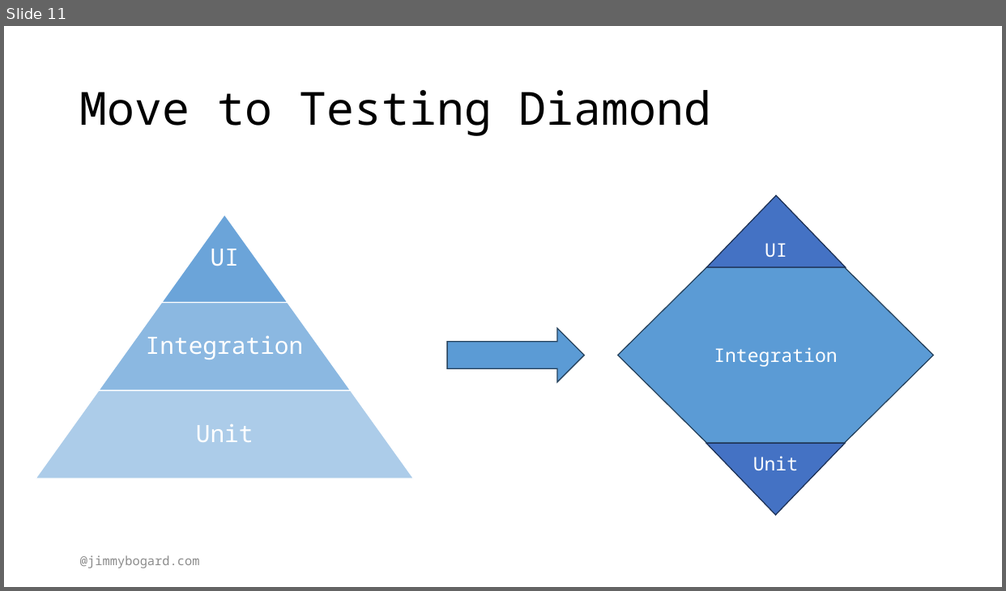
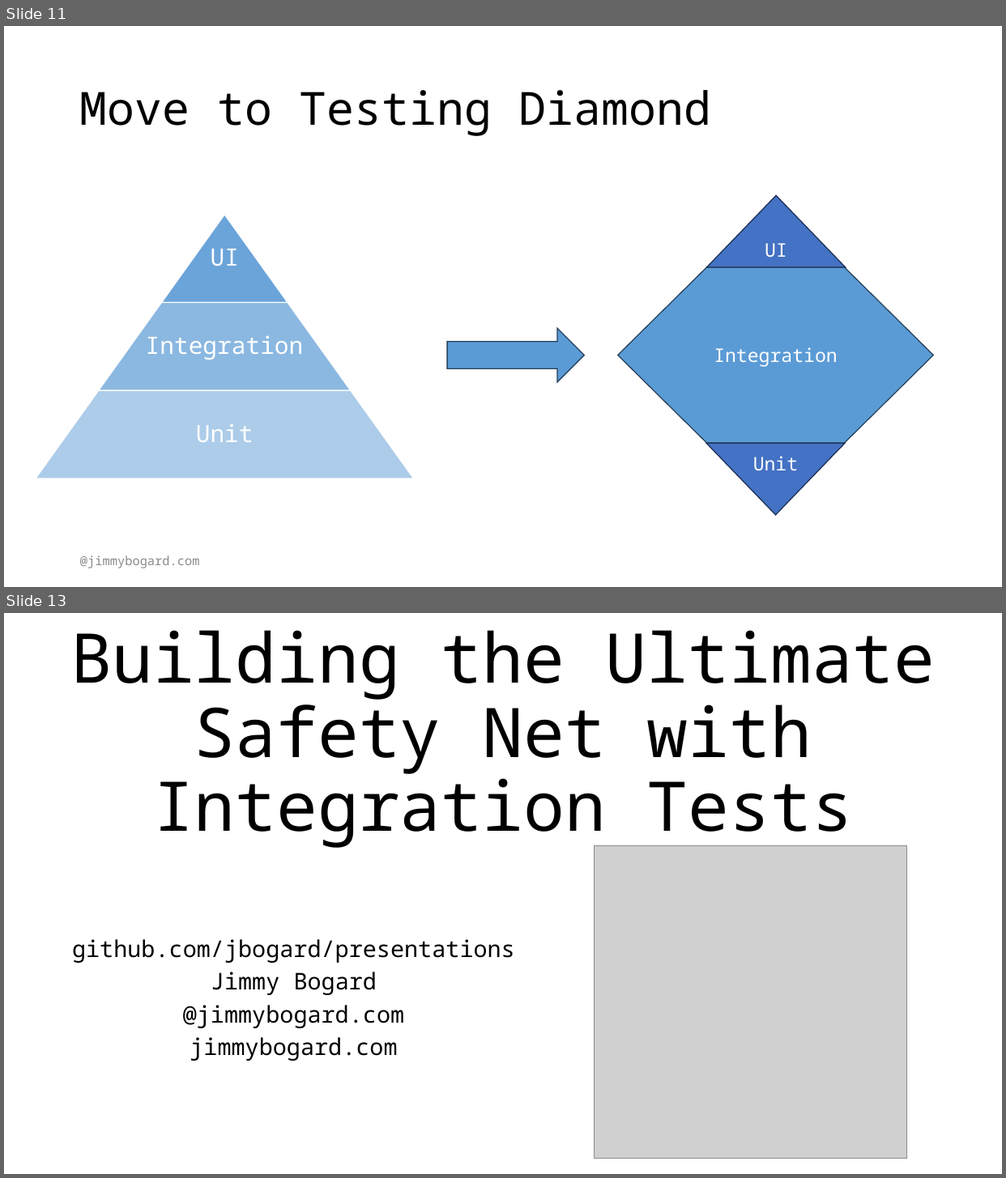
Before and after one commit to jbogard/presentations, a slide deck: BuildingTheUltimateSafetyNetWithIntegrationTests/BuildingTheUltimateSafetyNetWithIntegrationTests.pptx. Shown one above the other, each under a label of ours: slide 11 before the commit, slides 11 and 13 after it; the slides between them are not shown. The pictures are 1006x591 and 1006x1178 pixels, drawn with LibreOffice and Linux fonts; fonts in the diff are those of the drawing; grey boxes stand for pictures. Boxes give left, top, right and bottom in pixels: in the first picture for what was removed or moved away, otherwise in the second. Text is boxed around its words. In the diff, an @@ line names an element or a change of style, - is before the commit and + after.

```diff
--- a/BuildingTheUltimateSafetyNetWithIntegrationTests/BuildingTheUltimateSafetyNetWithIntegrationTests.pptx
+++ b/BuildingTheUltimateSafetyNetWithIntegrationTests/BuildingTheUltimateSafetyNetWithIntegrationTests.pptx
@@ slide 13 added at (4,613,1002,1174), background #FFFFFF @@
@@ title added at (70,630,936,849), 66 pt, text #000000 @@
+Building the Ultimate Safety Net with Integration Tests
@@ picture added at (594,845,908,1159) @@
@@ subtitle added at (72,939,515,1061), 22.2 pt, text #000000 @@
+github.com/jbogard/presentations
+Jimmy Bogard
+@jimmybogard.com
+jimmybogard.com
```
Also in this commit, not shown: 1 slide changed, 2 other files.
